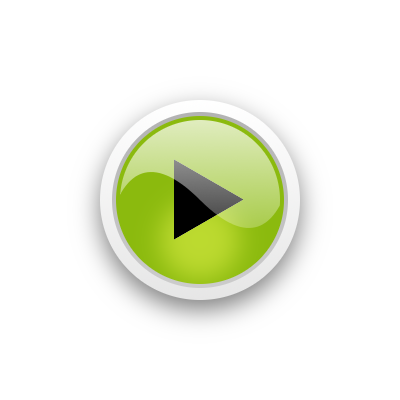
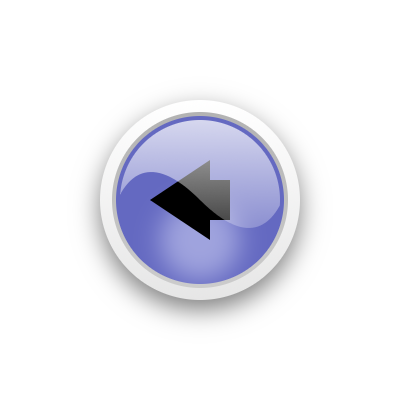
Comparing the layer stacks of the two 400 x 400 images. Changes:
added layer "Ebene #5" in group "Button Normal" over [150, 160, 230, 240]
moved "Ebene #8" above "Ebene #6" over [127, 167, 273, 284]
hid "Ebene #6", painted on it, masked it over [116, 116, 284, 284]
painted on "Ebene #3" over [116, 116, 284, 284]
